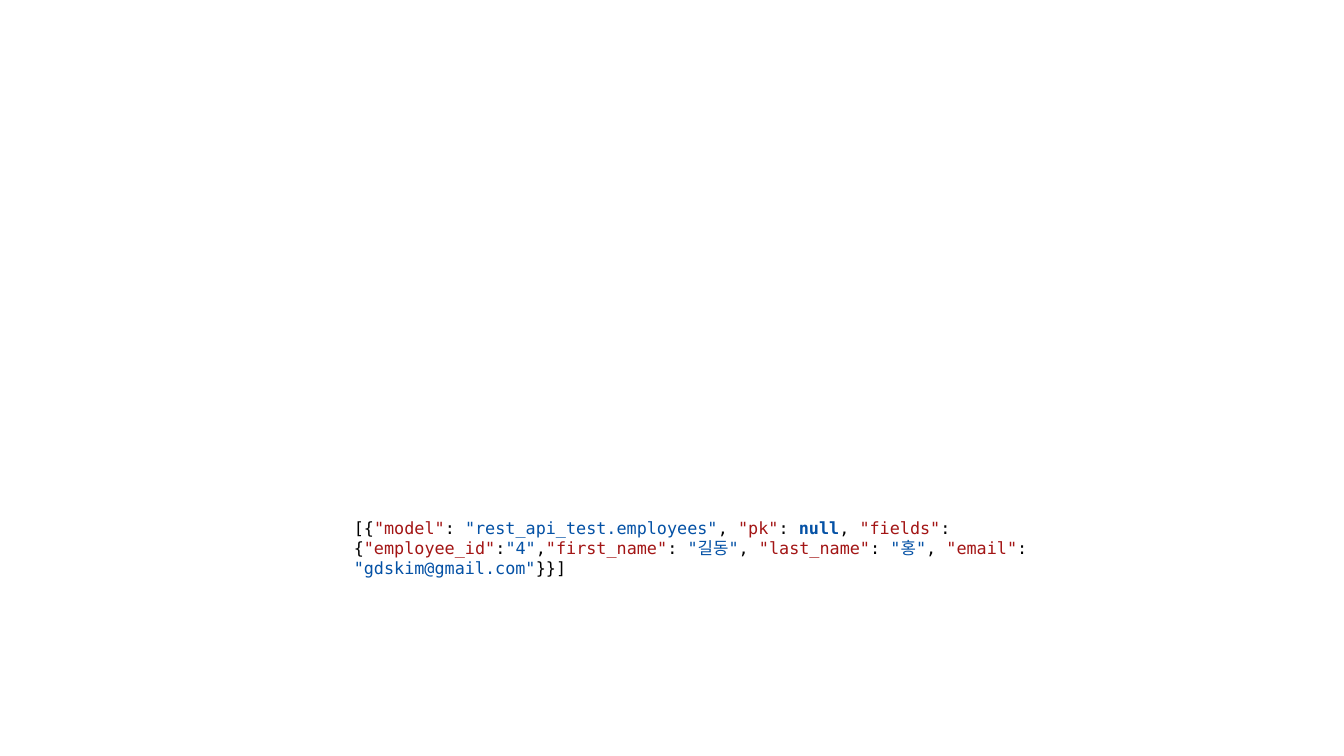
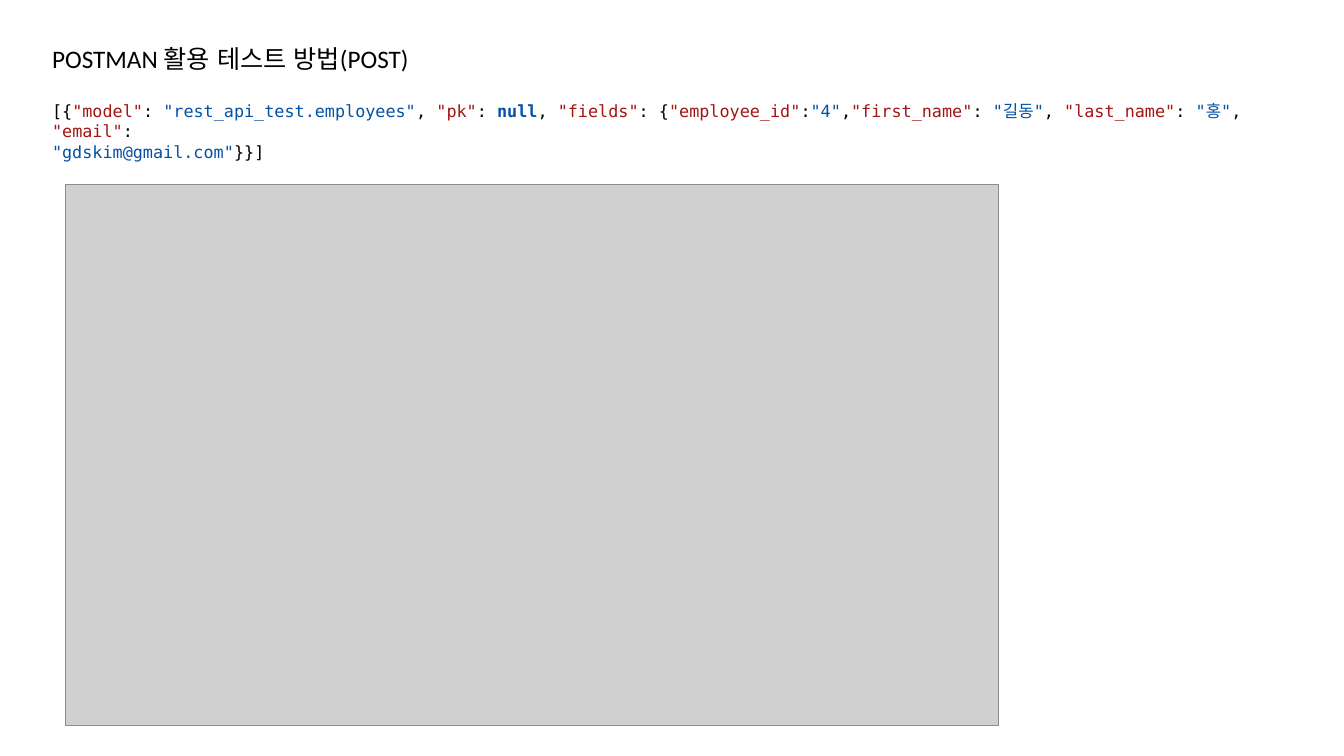
Before and after one commit to dongsikkim-1/workspace, a slide deck: slide 5 of django oracle 연동.pptx. Drawn at 1344x756 pixels with LibreOffice and Linux fonts; fonts in the diff are those of the drawing; grey boxes stand for pictures; background and template pictures are left out. Boxes give left, top, right and bottom in pixels: in the first picture for what was removed or moved away, otherwise in the second. Text is boxed around its words. In the diff, an @@ line names an element or a change of style, - is before the commit and + after.

```diff
--- a/django oracle 연동.pptx
+++ b/django oracle 연동.pptx
@@ text added at [52, 47, 409, 72], 18 pt, text #000000 @@
+POSTMAN 활용 테스트 방법(POST)
@@ text "[{"model": "rest_api_test.employees", "pk": null, "fields": ..." rewrapped from [354, 521, 1027, 578] to [52, 104, 1242, 162] @@
@@ picture added at [66, 185, 999, 726] @@
```
